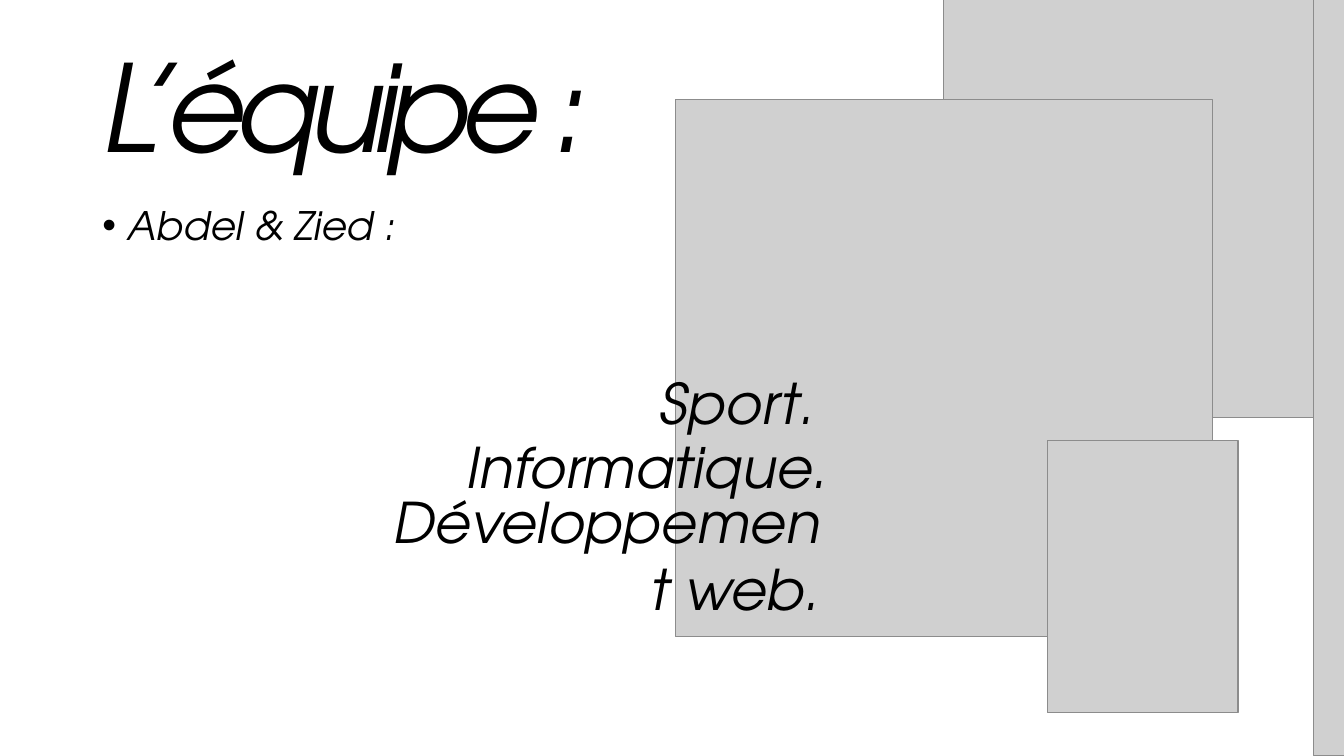
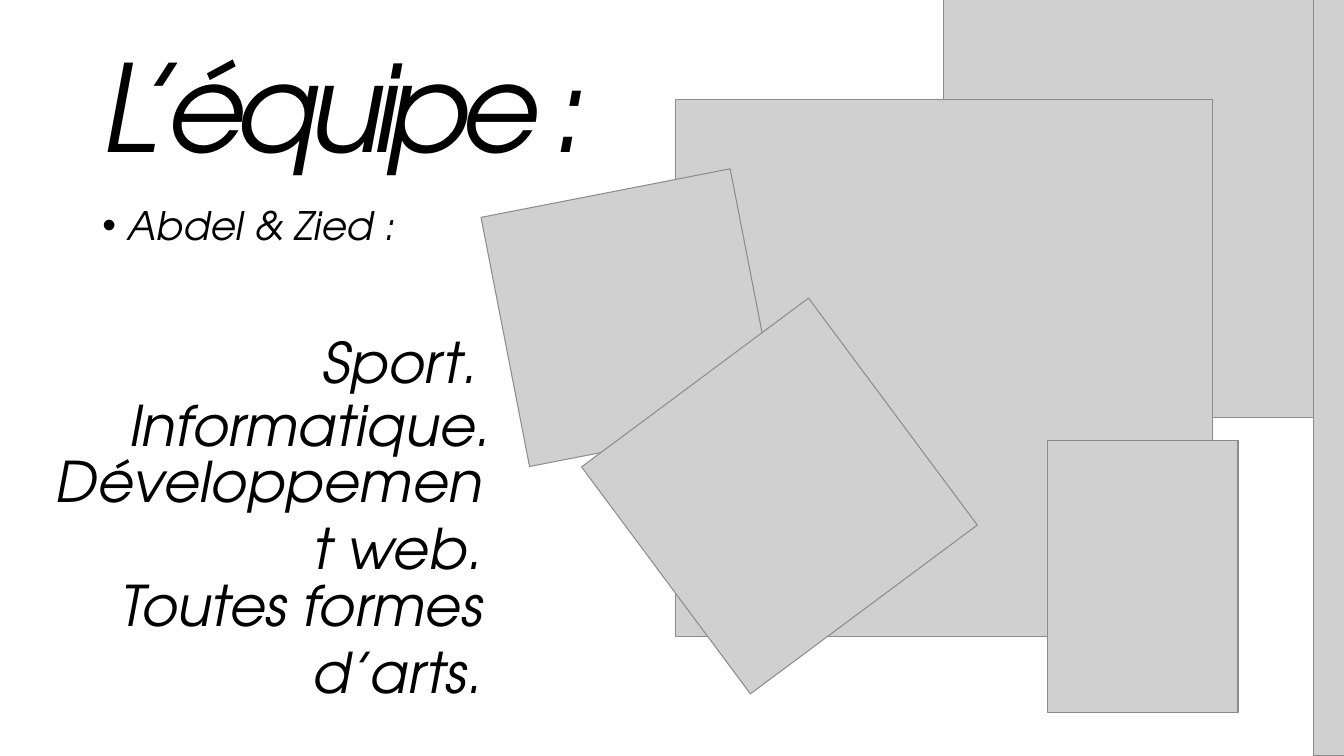
Before and after one commit to abdj24/projetIntAZ, a slide deck: slide 2 of FitBin.pptx. Drawn at 1344x756 pixels with LibreOffice and Linux fonts; fonts in the diff are those of the drawing; grey boxes stand for pictures; background and template pictures are left out. Boxes give left, top, right and bottom in pixels: in the first picture for what was removed or moved away, otherwise in the second. Text is boxed around its words. In the diff, an @@ line names an element or a change of style, - is before the commit and + after.

```diff
--- a/FitBin.pptx
+++ b/FitBin.pptx
@@ picture added at [481,169,779,467] @@
@@ picture added at [582,298,978,695] @@
@@ text "Sport." rewrapped from [660,366,816,450] to [322,341,478,408] @@
@@ text "Informatique.": place and size @@
-text "Informatique." at [467,430,829,514]
+text "Informatique." at [129,388,491,472]
@@ text "Développement web.": place and size @@
-text "Développement web." at [685,568,820,611]
+text "Développement web." at [348,527,483,570]
@@ text added at [120,568,483,694], 40 pt, text #000000, italic @@
+Toutes formes d’arts.
```
Also in this commit, not shown: 6 slides added, 5 slides removed.
